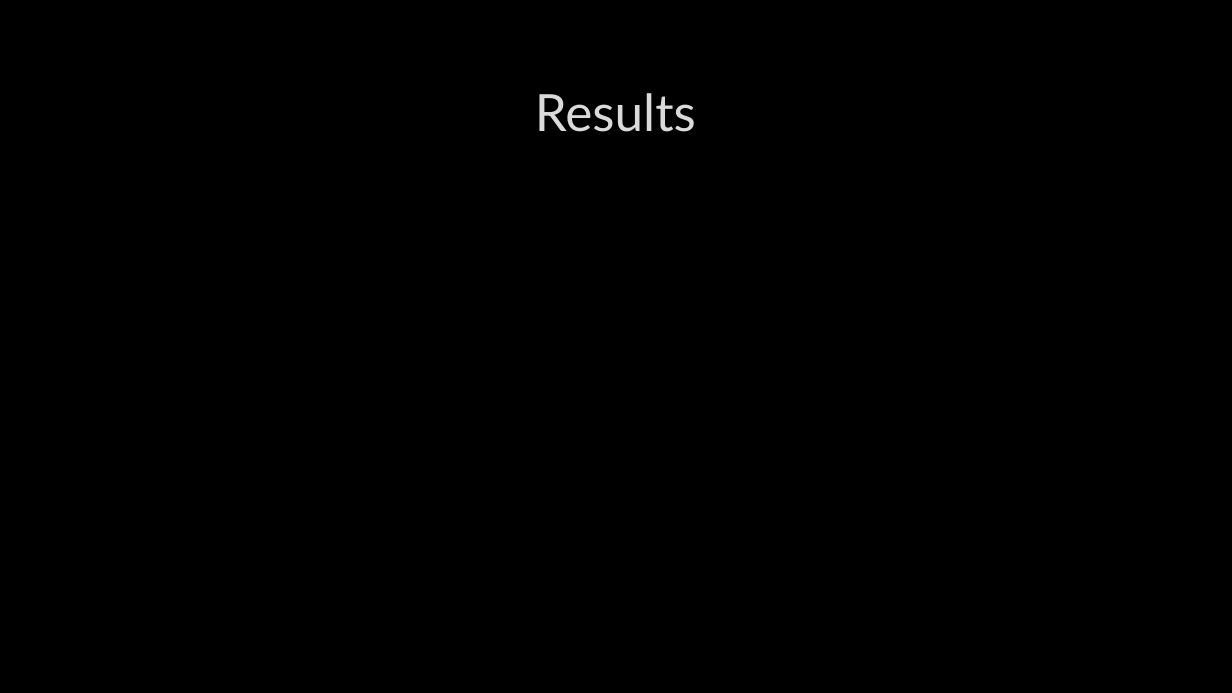
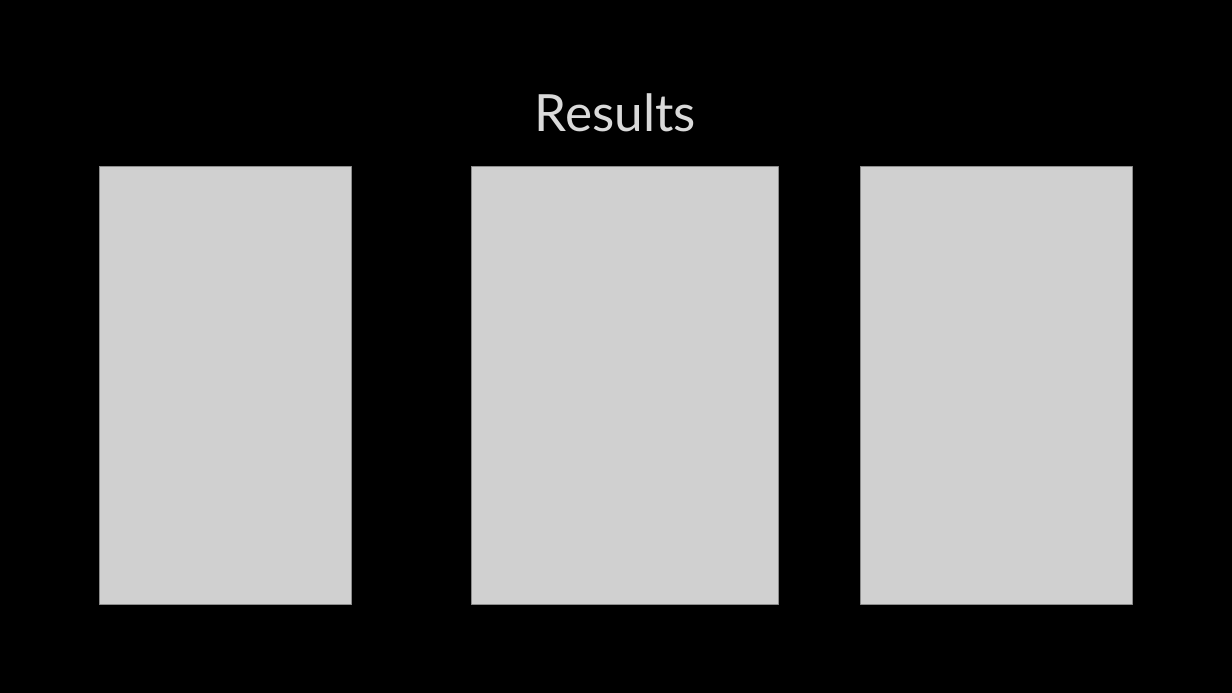
Before and after one commit to Vulchnov/MLDota2, a slide deck: slide 5 of Updates/Dota2 ML Project.pptx. Drawn at 1232x693 pixels with LibreOffice and Linux fonts; fonts in the diff are those of the drawing; grey boxes stand for pictures; background and template pictures are left out. Boxes give left, top, right and bottom in pixels: in the first picture for what was removed or moved away, otherwise in the second. Text is boxed around its words. In the diff, an @@ line names an element or a change of style, - is before the commit and + after.

```diff
--- a/Updates/Dota2 ML Project.pptx
+++ b/Updates/Dota2 ML Project.pptx
@@ picture added at bbox=[99, 167, 351, 604] @@
@@ picture added at bbox=[471, 167, 778, 604] @@
@@ picture added at bbox=[861, 167, 1133, 604] @@
```
Also in this commit, not shown: 1 slide removed.
